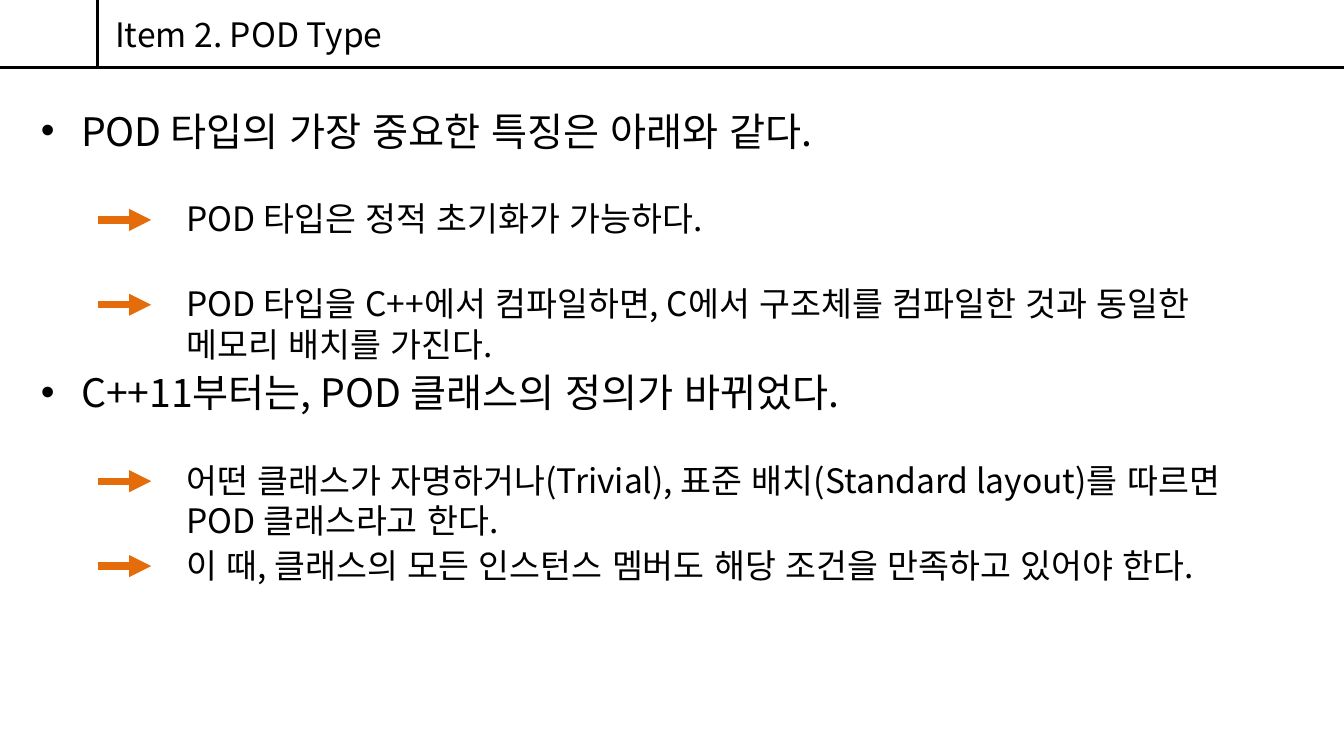
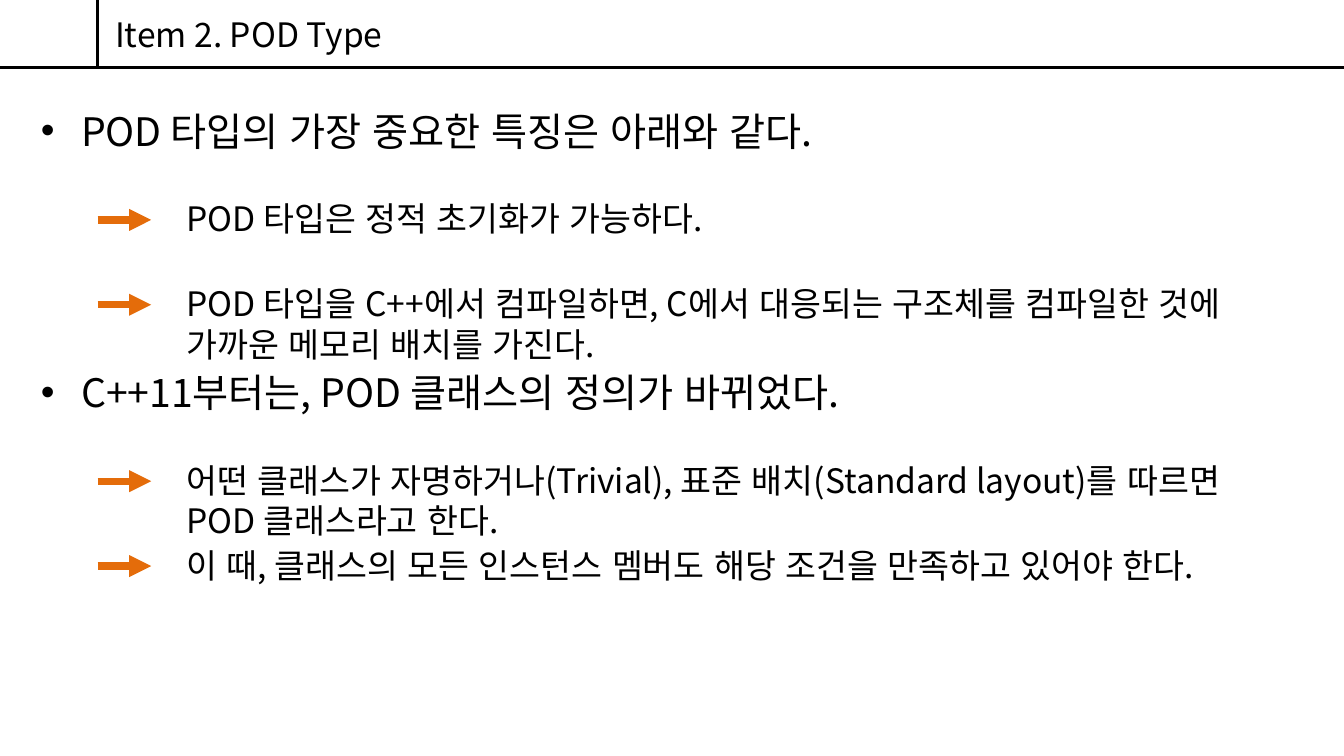
Before and after one commit to CoodingPenguin/StudyMaterial, a slide deck: slide 20 of Sharpest++/Chapter 18 - Special Classes.pptx. Drawn at 1344x756 pixels with LibreOffice and Linux fonts; fonts in the diff are those of the drawing; background and template pictures are left out. Boxes give left, top, right and bottom in pixels: in the first picture for what was removed or moved away, otherwise in the second. Text is boxed around its words. In the diff, an @@ line names an element or a change of style, - is before the commit and + after.

```diff
--- a/Sharpest++/Chapter 18 - Special Classes.pptx
+++ b/Sharpest++/Chapter 18 - Special Classes.pptx
@@ text at bbox=[186, 288, 1221, 360]: text changed @@
-POD 타입을 C++에서 컴파일하면, C에서 구조체를 컴파일한 것과 동일한 메모리 배치를 가진다.
+POD 타입을 C++에서 컴파일하면, C에서 대응되는 구조체를 컴파일한 것에 가까운 메모리 배치를 가진다.
```
Also in this commit, not shown: 2 other files.
